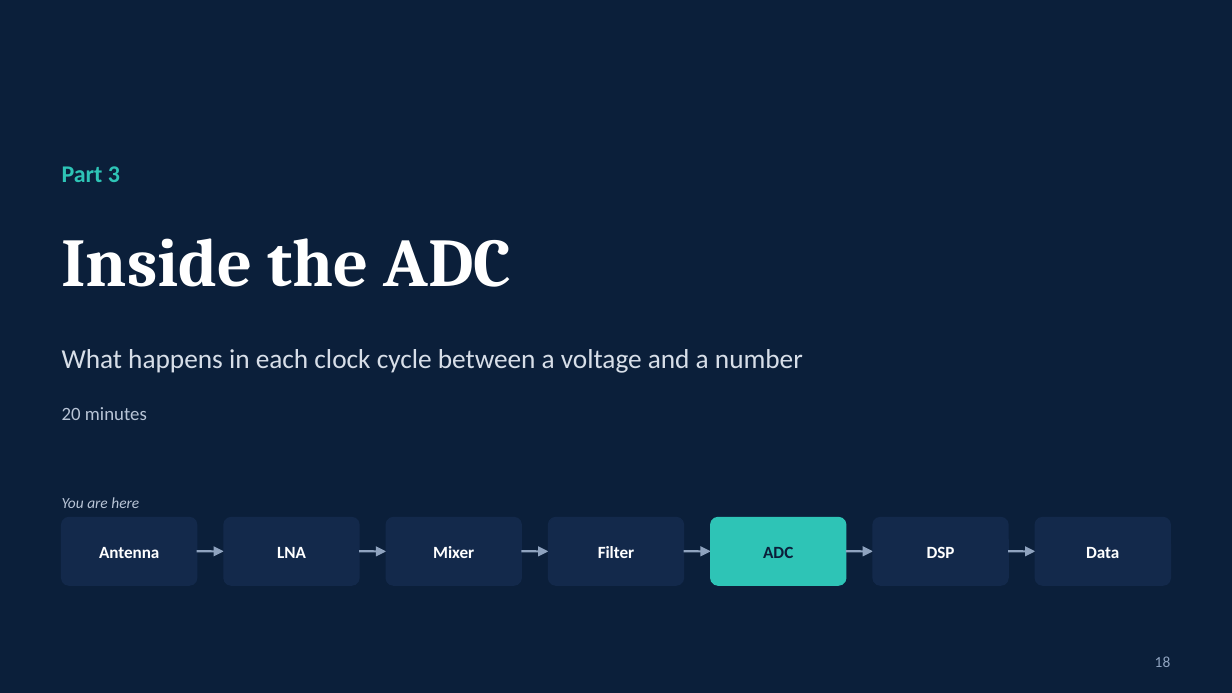
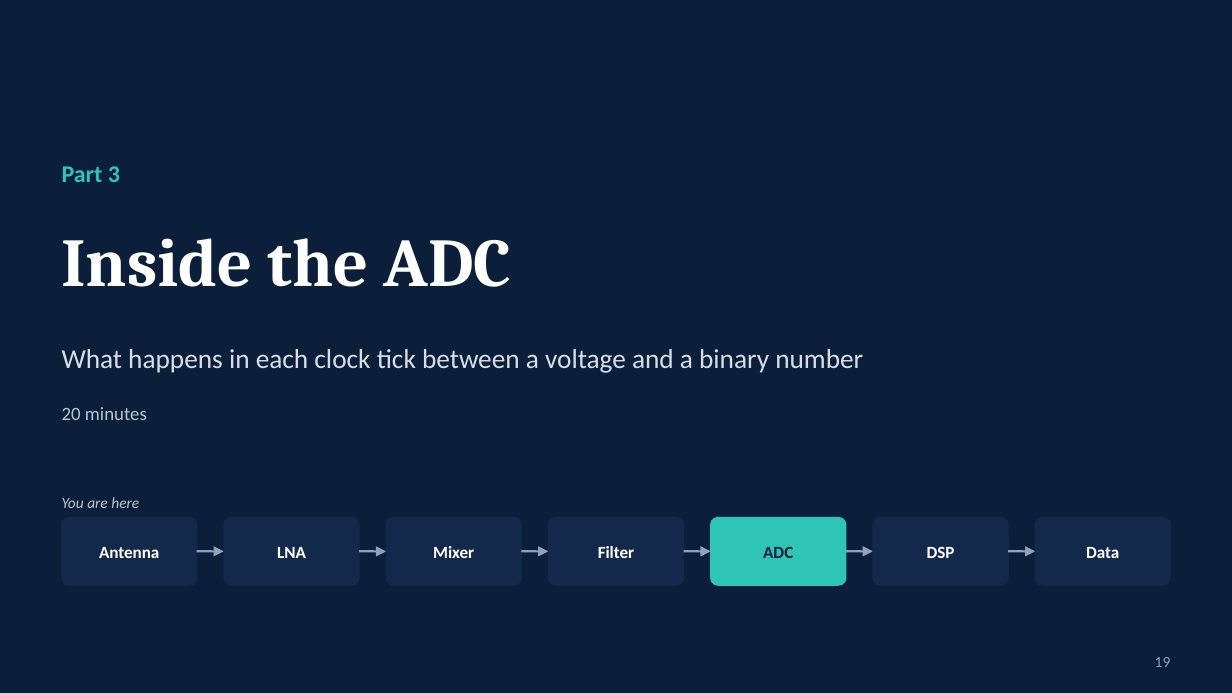
Before and after one commit to shivarampb/RF_Signal_Processing_Equations, a slide deck: slide 19 of presentation/RF_Signal_Processing.pptx (slide 18 before the commit). Drawn at 1232x693 pixels with LibreOffice and Linux fonts; fonts in the diff are those of the drawing. Boxes give left, top, right and bottom in pixels: in the first picture for what was removed or moved away, otherwise in the second. Text is boxed around its words. In the diff, an @@ line names an element or a change of style, - is before the commit and + after.

```diff
--- a/presentation/RF_Signal_Processing.pptx
+++ b/presentation/RF_Signal_Processing.pptx
@@ text at [62, 349, 863, 373]: text changed @@
-What happens in each clock cycle between a voltage and a number
+What happens in each clock tick between a voltage and a binary number
@@ text at [1155, 657, 1171, 667]: text changed @@
-18
+19
```
Also in this commit, not shown: 32 other slides changed, 18 slides added, 11 slides removed, 7 other files.
